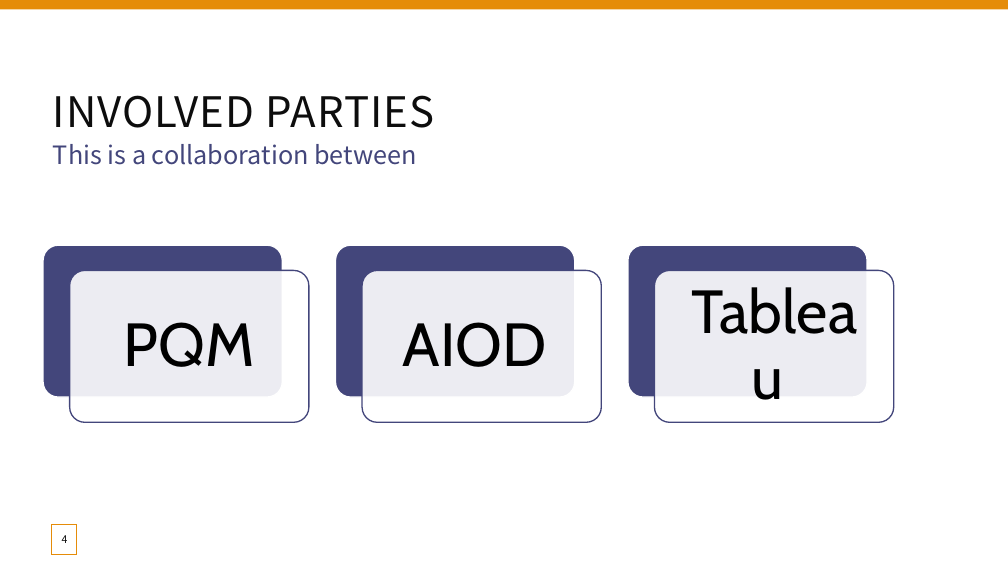
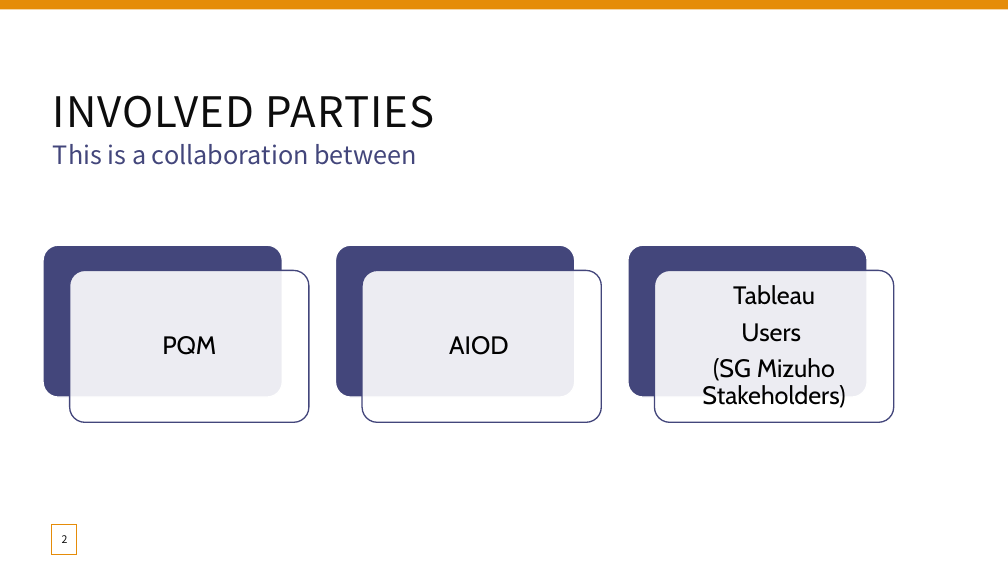
Before and after one commit to xiangshang4/RMD, a slide deck: slide 2 of Mizuho dashboard.pptx (slide 4 before the commit). Drawn at 1008x567 pixels with LibreOffice and Linux fonts; fonts in the diff are those of the drawing. Boxes give left, top, right and bottom in pixels: in the first picture for what was removed or moved away, otherwise in the second. Text is boxed around its words. In the diff, an @@ line names an element or a change of style, - is before the commit and + after.

```diff
--- a/Mizuho dashboard.pptx
+++ b/Mizuho dashboard.pptx
@@ text "PQM" at [162, 336, 216, 355]: size 58 to 24 pt; less space between paragraphs @@
@@ text "AIOD" at [449, 336, 509, 355]: size 58 to 24 pt; less space between paragraphs @@
@@ text at [733, 285, 815, 305]: size 58 to 24 pt in "Tableau"; less space between paragraphs @@
@@ text at [702, 323, 845, 408]: paragraphs added @@
+Users
+(SG Mizuho Stakeholders)
@@ page number at [62, 535, 68, 543]: text changed @@
-4
+2
```
Also in this commit, not shown: 4 other slides changed, 13 slides added.
